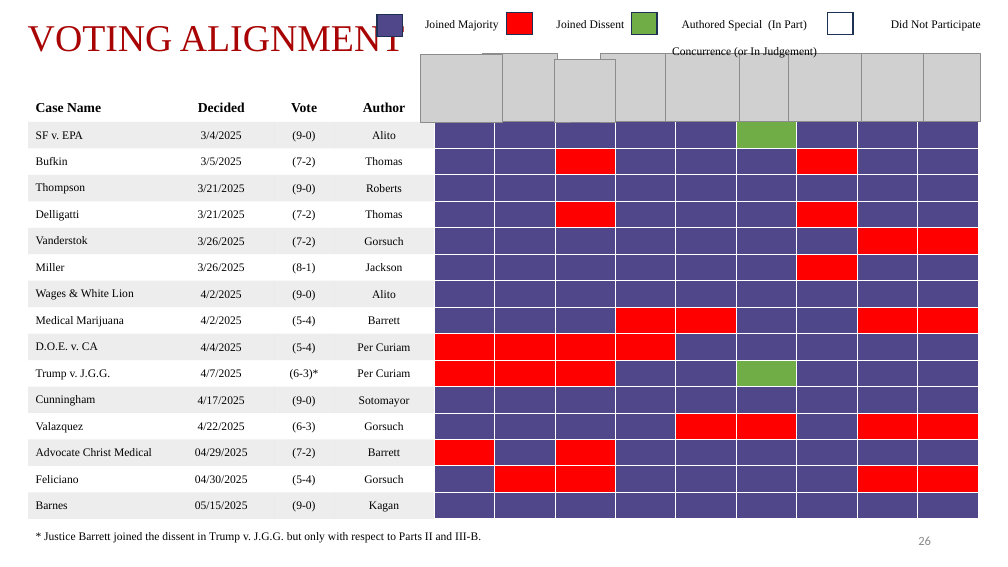
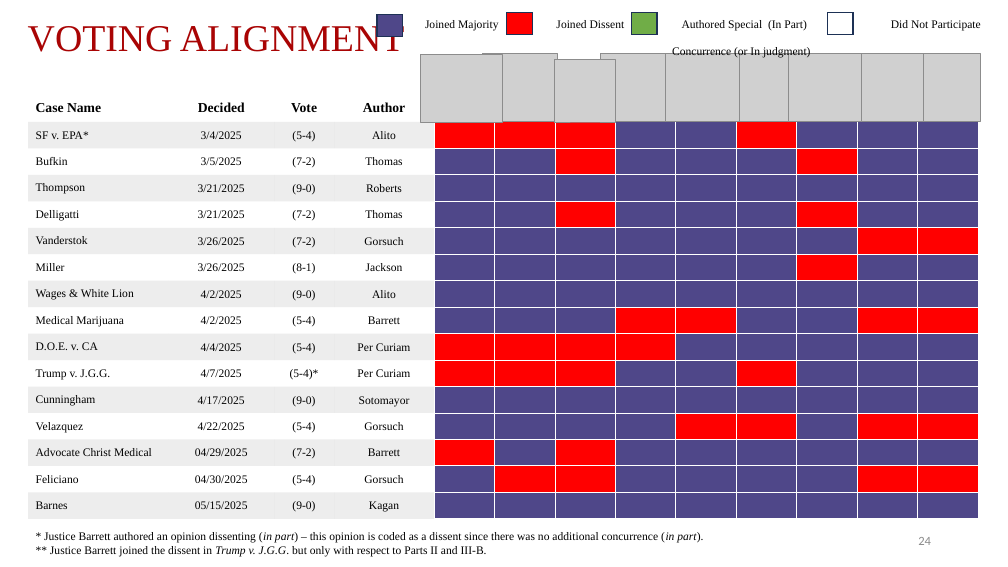
Before and after one commit to JakeTruscott/scotuswatch, a slide deck: slide 24 of Stat Reviews/OT24_StatReview/compilation/SCOTUSBlog/statpack_OT24.pptx (slide 26 before the commit). Drawn at 1008x567 pixels with LibreOffice and Linux fonts; fonts in the diff are those of the drawing; grey boxes stand for pictures. Boxes give left, top, right and bottom in pixels: in the first picture for what was removed or moved away, otherwise in the second. Text is boxed around its words. In the diff, an @@ line names an element or a change of style, - is before the commit and + after.

```diff
--- a/Stat Reviews/OT24_StatReview/compilation/SCOTUSBlog/statpack_OT24.pptx
+++ b/Stat Reviews/OT24_StatReview/compilation/SCOTUSBlog/statpack_OT24.pptx
@@ text at (x1=425, y1=20, x2=980, y2=59): text changed @@
-Joined Majority Joined Dissent Authored Special (In Part) Did Not Participate
-Concurrence (or In Judgement)
+Joined Majority Joined Dissent Authored Special (In Part) Did Not Participate
+Concurrence (or In judgment)
@@ table at (x1=28, y1=93, x2=979, y2=519) @@
-row 2, column 1: SF v. EPA
+row 2, column 1: SF v. EPA*
-row 2, column 3: (9-0)
+row 2, column 3: (5-4)
-row 11, column 3: (6-3)*
+row 11, column 3: (5-4)*
-row 13, column 1: Valazquez
+row 13, column 1: Velazquez
-row 13, column 3: (6-3)
+row 13, column 3: (5-4)
@@ fill #4F4789 to #FF0000 in 3 cells @@
@@ fill #70AD47 to #FF0000 in 2 cells @@
@@ text at (x1=44, y1=532, x2=703, y2=557): text changed @@
-* Justice Barrett joined the dissent in Trump v. J.G.G. but only with respect to Parts II and III-B.
+* Justice Barrett authored an opinion dissenting (in part) – this opinion is coded as a dissent since there was no additional concurrence (in part).
+** Justice Barrett joined the dissent in Trump v. J.G.G. but only with respect to Parts II and III-B.
@@ page number at (x1=918, y1=537, x2=931, y2=545): text changed @@
-26
+24
```
Also in this commit, not shown: 24 other slides changed, 2 slides removed, 25 other files.
